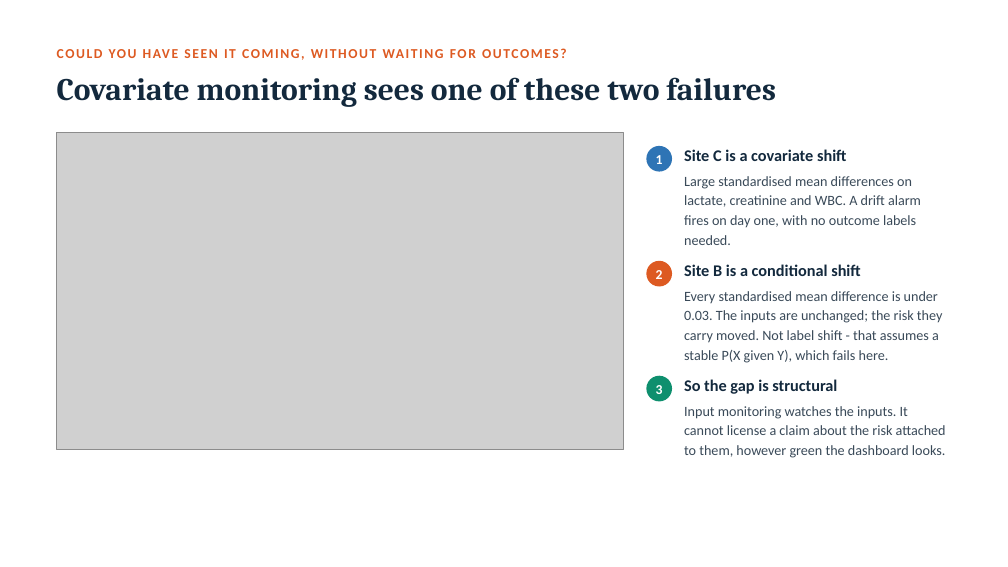
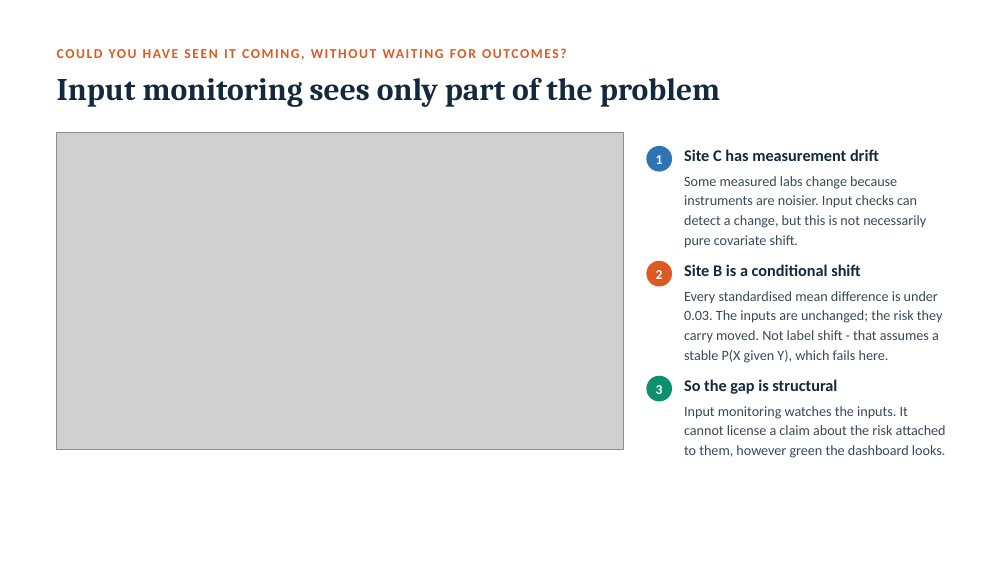
Before and after one commit to vafaei-ar/ai-uncertainty-2026-healthcare, a slide deck: slide 19 of slides/lecture1_honest_probabilities.pptx. Drawn at 1008x567 pixels with LibreOffice and Linux fonts; fonts in the diff are those of the drawing; grey boxes stand for pictures. Boxes give left, top, right and bottom in pixels: in the first picture for what was removed or moved away, otherwise in the second. Text is boxed around its words. In the diff, an @@ line names an element or a change of style, - is before the commit and + after.

```diff
--- a/slides/lecture1_honest_probabilities.pptx
+++ b/slides/lecture1_honest_probabilities.pptx
@@ text at (57,77,720,107): text changed @@
-Covariate monitoring sees one of these two failures
+Input monitoring sees only part of the problem
@@ text at (684,149,879,161): text changed @@
-Site C is a covariate shift
+Site C has measurement drift
@@ text at (684,176,926,248): text changed @@
-Large standardised mean differences on lactate, creatinine and WBC. A drift alarm fires on day one, with no outcome labels needed.
+Some measured labs change because instruments are noisier. Input checks can detect a change, but this is not necessarily pure covariate shift.
```
Also in this commit, not shown: 4 other slides changed, 25 other files.
